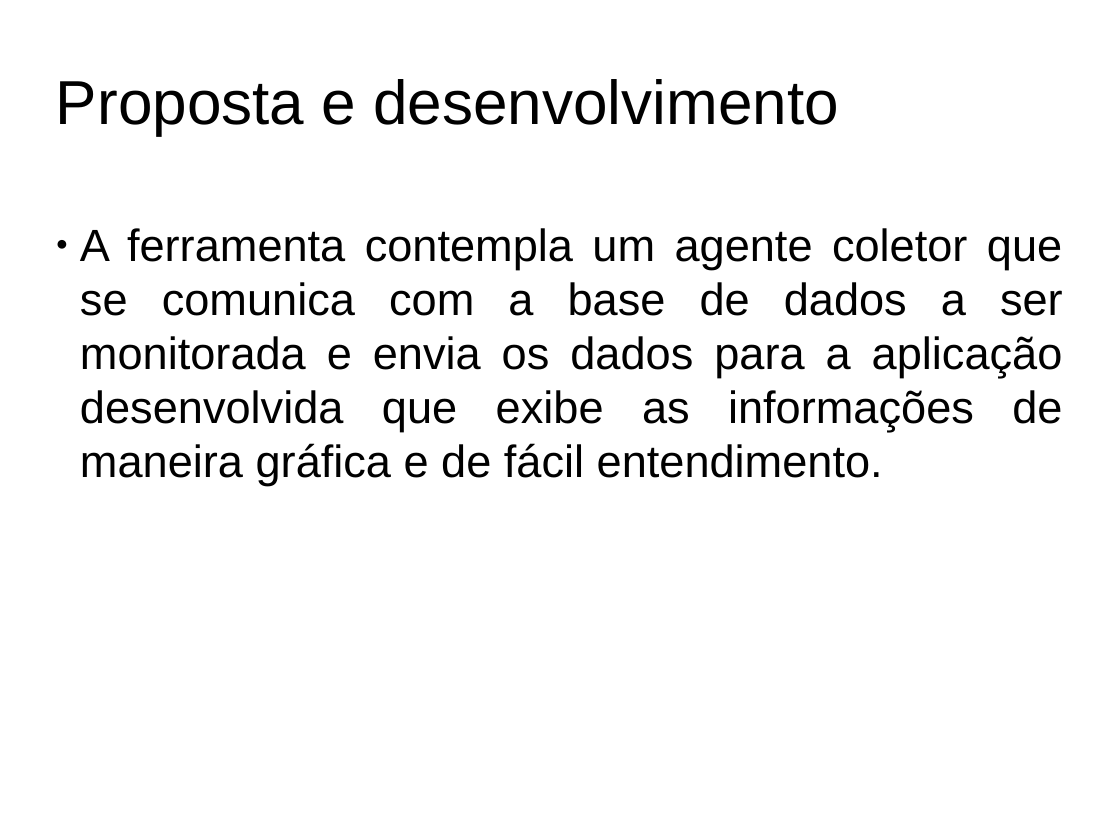
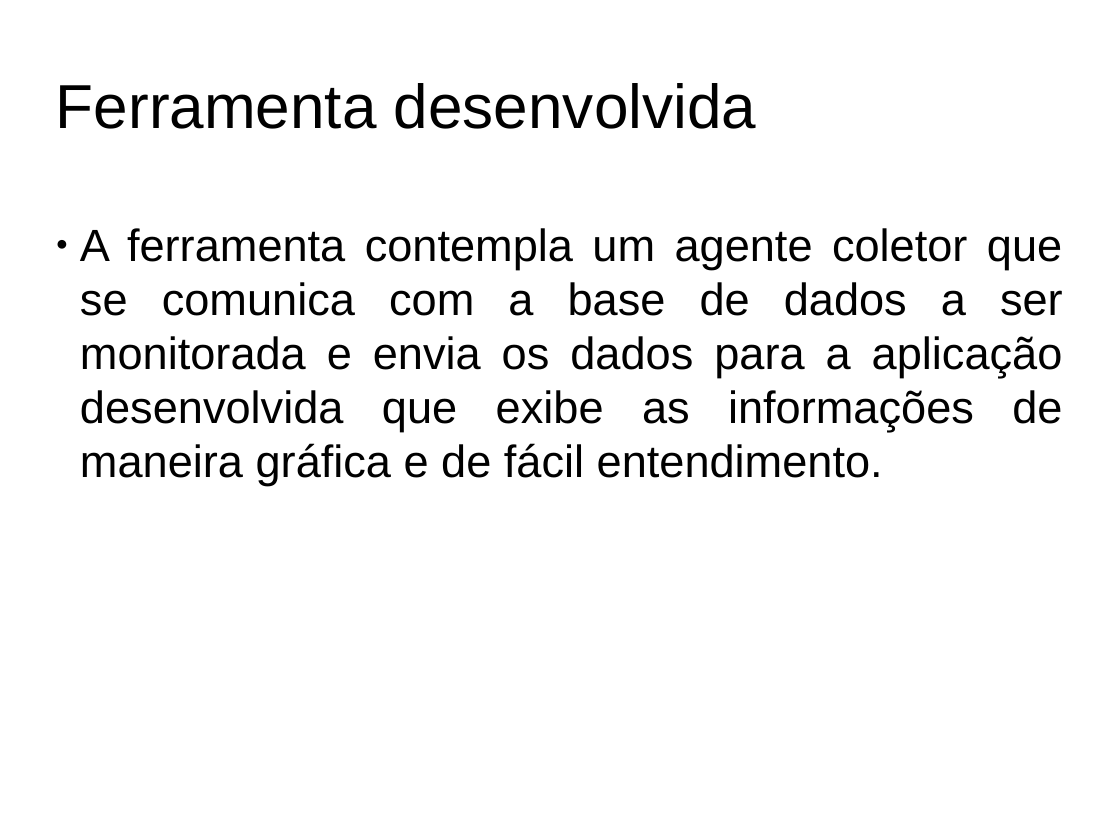
Before and after one commit to ftomasini/smdb, a slide deck: slide 8 of Documentos/FTOMASINI/SLIDES/slides.odp (slide 11 before the commit). Drawn at 1120x840 pixels with LibreOffice and Linux fonts; fonts in the diff are those of the drawing; background and template pictures are left out. Boxes give left, top, right and bottom in pixels: in the first picture for what was removed or moved away, otherwise in the second. Text is boxed around its words. In the diff, an @@ line names an element or a change of style, - is before the commit and + after.

```diff
--- a/Documentos/FTOMASINI/SLIDES/slides.odp
+++ b/Documentos/FTOMASINI/SLIDES/slides.odp
@@ title at box(56, 83, 756, 129): text changed @@
-Proposta e desenvolvimento
+Ferramenta desenvolvida
```
Also in this commit, not shown: 3 other slides changed, 12 slides removed, 2 other files.
